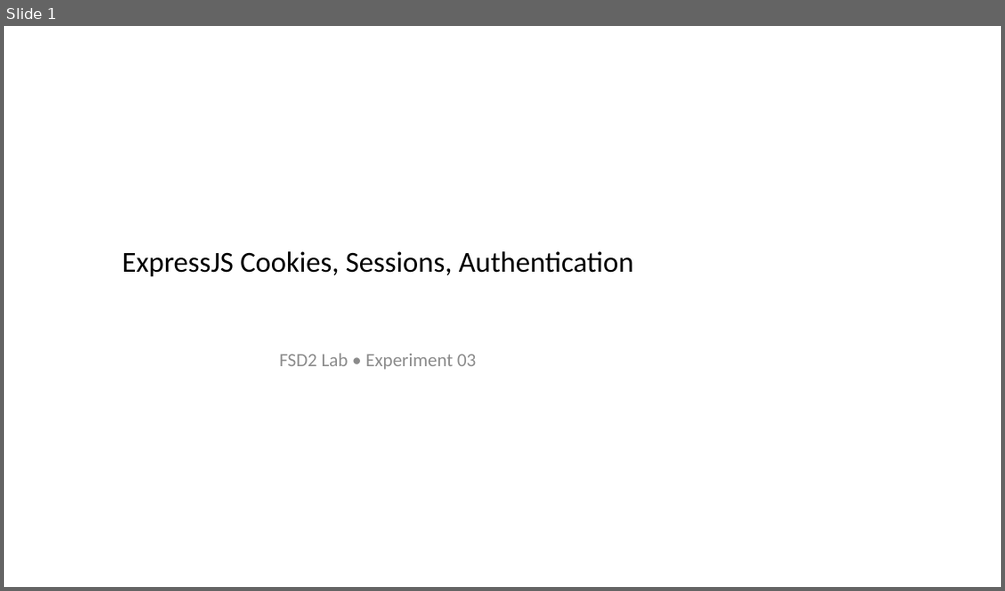
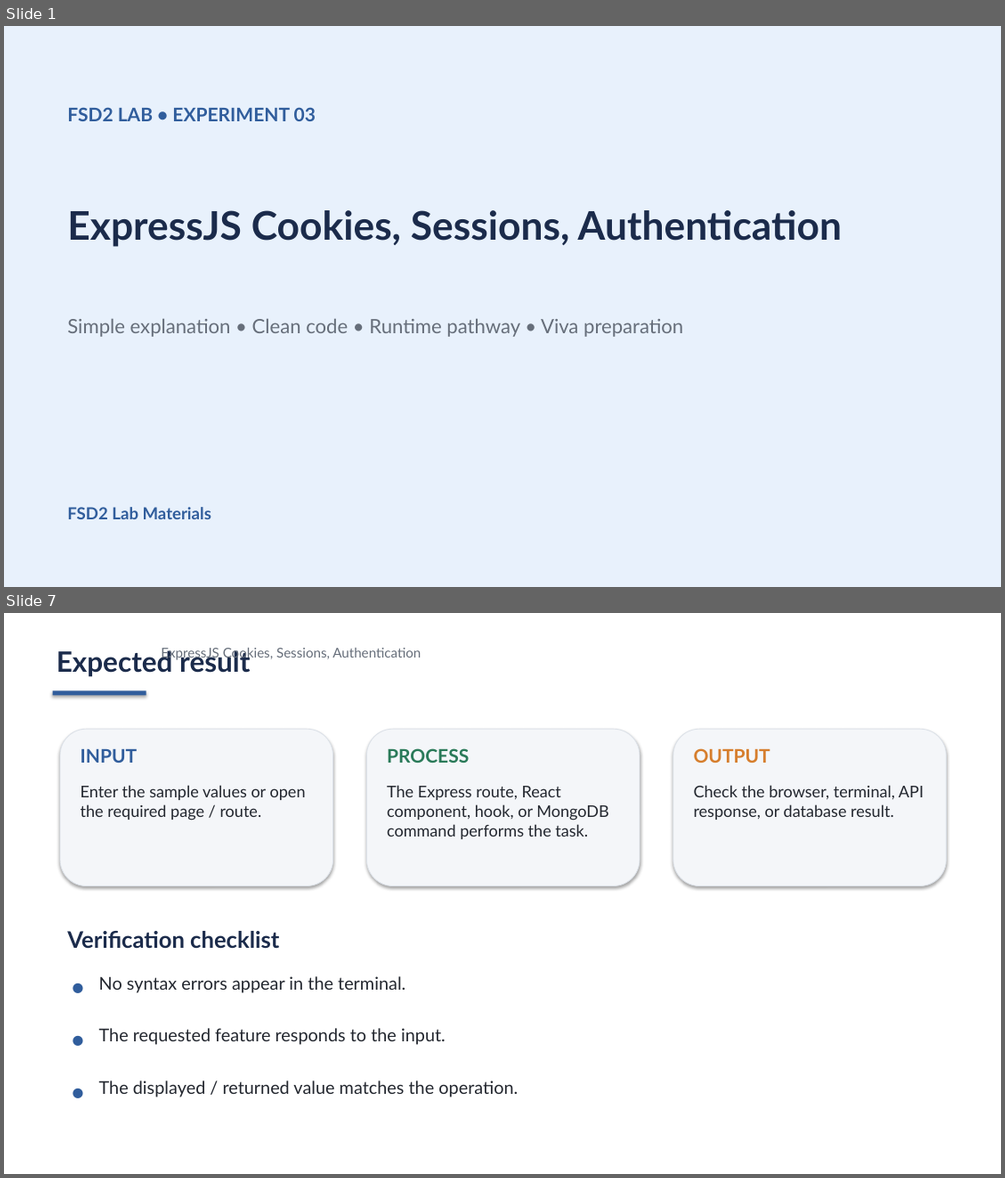
Before and after one commit to shiva31rama-cell/FSD2-LAB-SYLLABUS, a slide deck: PPTs/03_ExpressJS_Cookies_Sessions_Authentication.pptx. Shown one above the other, each under a label of ours: slide 1 before the commit, slides 1 and 7 after it; the slides between them are not shown. The pictures are 1005x591 and 1005x1178 pixels, drawn with LibreOffice and Linux fonts; fonts in the diff are those of the drawing. Boxes give left, top, right and bottom in pixels: in the first picture for what was removed or moved away, otherwise in the second. Text is boxed around its words. In the diff, an @@ line names an element or a change of style, - is before the commit and + after.

```diff
--- a/PPTs/03_ExpressJS_Cookies_Sessions_Authentication.pptx
+++ b/PPTs/03_ExpressJS_Cookies_Sessions_Authentication.pptx
@@ slide 7 added at (4, 613, 1001, 1174), background #FFFFFF @@
@@ rectangle added at (4, 613, 1001, 1174), fill #FFFFFF @@
@@ text added at (57, 648, 250, 677), 27 pt, text #1B2B4B, bold @@
+Expected result
@@ text added at (161, 648, 421, 660), 13 pt, text #666E7A @@
+ExpressJS Cookies, Sessions, Authentication
@@ rectangle added at (53, 690, 146, 695), fill #305D9C @@
@@ rounded rectangle added at (60, 729, 333, 886), fill #F4F6F9, outline #DCE1E8 0.75 pt @@
@@ rounded rectangle added at (367, 729, 639, 886), fill #F4F6F9, outline #DCE1E8 0.75 pt @@
@@ rounded rectangle added at (673, 729, 947, 886), fill #F4F6F9, outline #DCE1E8 0.75 pt @@
@@ text added at (81, 749, 138, 763), 18 pt, text #305D9C, bold @@
+INPUT
@@ text added at (387, 748, 469, 763), 18 pt, text #2A7A59, bold @@
+PROCESS
@@ text added at (694, 748, 770, 763), 18 pt, text #D67E2D, bold @@
+OUTPUT
@@ text added at (81, 785, 306, 820), 15.5 pt, text #23272F @@
+Enter the sample values or open the required page / route.
@@ text added at (387, 785, 608, 839), 15.5 pt, text #23272F @@
+The Express route, React component, hook, or MongoDB command performs the task.
@@ text added at (694, 785, 923, 819), 15.5 pt, text #23272F @@
+Check the browser, terminal, API response, or database result.
@@ text added at (67, 931, 279, 949), 22 pt, text #1B2B4B, bold @@
+Verification checklist
@@ text added at (67, 971, 91, 1000), 22 pt, text #305D9C, bold @@
+•
@@ text added at (99, 976, 405, 993), 17 pt, text #23272F @@
+No syntax errors appear in the terminal.
@@ text added at (67, 1022, 91, 1053), 22 pt, text #305D9C, bold @@
+•
@@ text added at (99, 1028, 445, 1045), 17 pt, text #23272F @@
+The requested feature responds to the input.
@@ text added at (67, 1075, 91, 1105), 22 pt, text #305D9C, bold @@
+•
@@ text added at (99, 1080, 518, 1097), 17 pt, text #23272F @@
+The displayed / returned value matches the operation.
@@ slide 1 changed as well @@
@@ rectangle added at (4, 26, 1001, 587), fill #E8F1FC @@
@@ text at (67, 107, 316, 121): text changed; font Calibri to Lato; text colour #8C8C8C to #305D9C; bold on @@
-FSD2 Lab • Experiment 03
+FSD2 LAB • EXPERIMENT 03
@@ text "ExpressJS Cookies, Sessions, Authentication": place and size @@
-text "ExpressJS Cookies, Sessions, Authentication" at (122, 251, 634, 277)
+text "ExpressJS Cookies, Sessions, Authentication" at (67, 210, 841, 247)
@@ text "ExpressJS Cookies, Sessions, Authentication" at (67, 210, 841, 247): size 28 to 38 pt, font Calibri to Lato, text colour #000000 to #1B2B4B, bold on; alignment centre to left @@
@@ text added at (67, 318, 683, 337), 19 pt, text #666E7A @@
+Simple explanation • Clean code • Runtime pathway • Viva preparation
@@ text added at (67, 507, 211, 519), 16 pt, text #305D9C, bold @@
+FSD2 Lab Materials
```
Also in this commit, not shown: 3 other slides changed, 3 other slides added, 3 slides removed, 49 other files.
